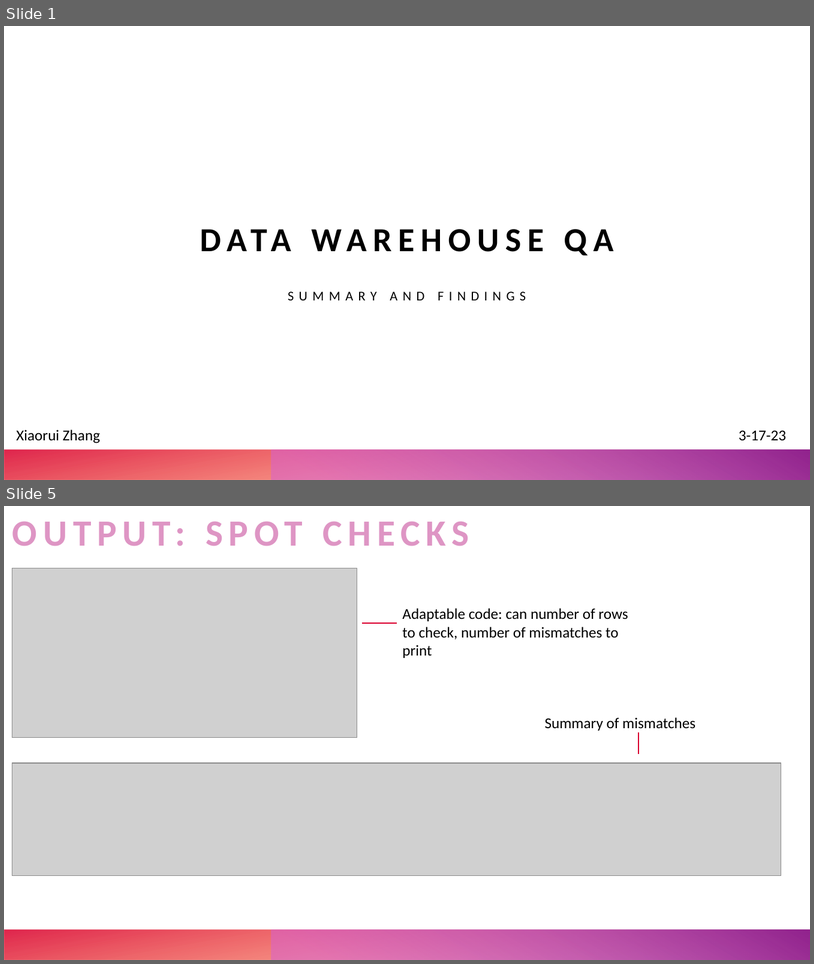
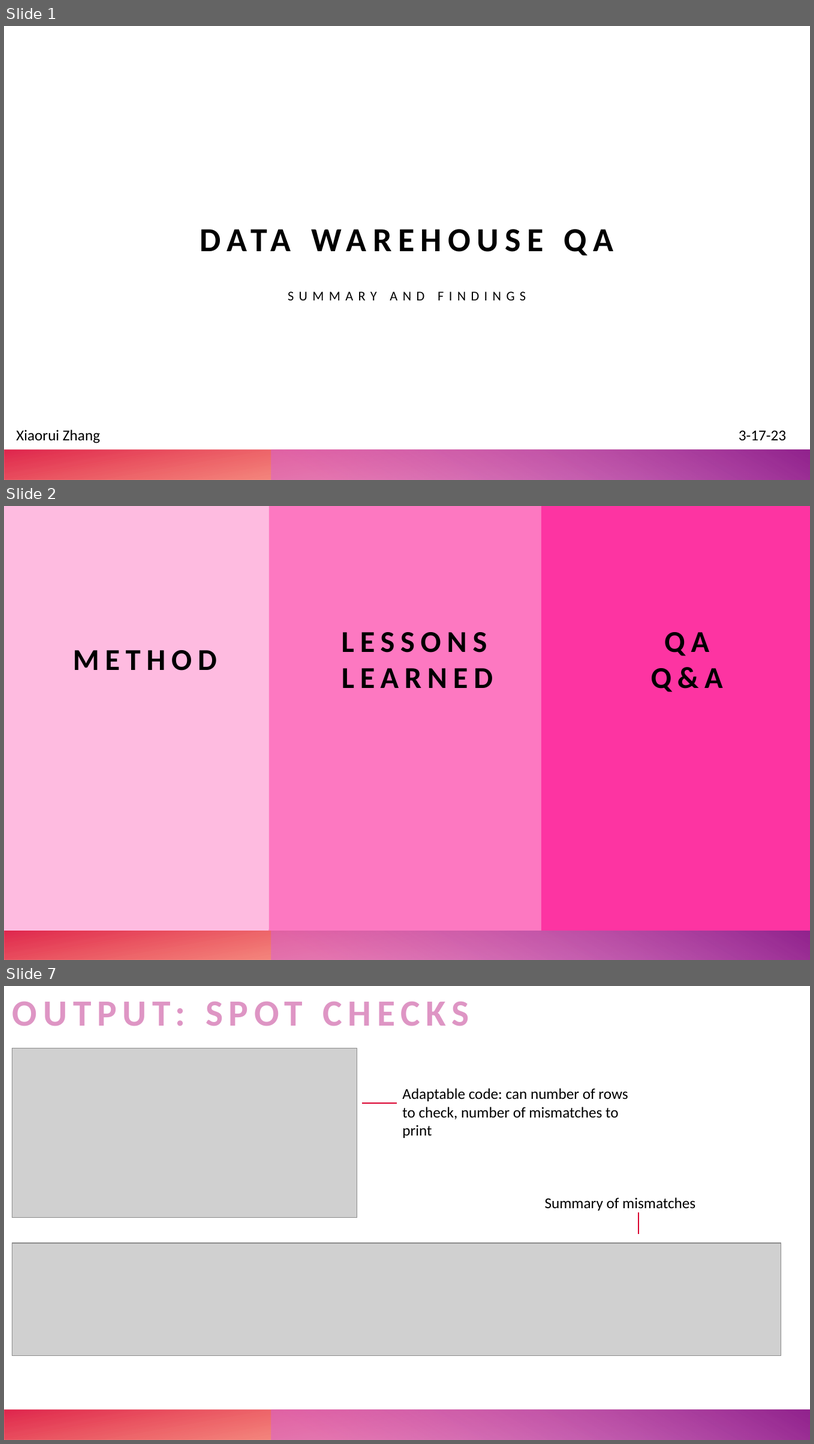
Before and after one commit to UTHealthCHCD-TACC/uthealth-dw, a slide deck: greenplum/datawarehouse/documentation/data-warehouse-QA-summary.pptx. Shown one above the other, each under a label of ours: slides 1 and 5 before the commit, slides 1, 2 and 7 after it; the slides between them are not shown. The pictures are 814x964 and 814x1444 pixels, drawn with LibreOffice and Linux fonts; fonts in the diff are those of the drawing; grey boxes stand for pictures. Boxes give left, top, right and bottom in pixels: in the first picture for what was removed or moved away, otherwise in the second. Text is boxed around its words. In the diff, an @@ line names an element or a change of style, - is before the commit and + after.

```diff
--- a/greenplum/datawarehouse/documentation/data-warehouse-QA-summary.pptx
+++ b/greenplum/datawarehouse/documentation/data-warehouse-QA-summary.pptx
@@ slide 2 added at bbox=[4, 506, 810, 960], background #FFFFFF; not listed: 2 template elements that a slide beside it also shows @@
@@ rectangle added at bbox=[4, 506, 270, 930], fill #FEBBE0 @@
@@ rectangle added at bbox=[269, 506, 542, 930], fill #FD78C1 @@
@@ rectangle added at bbox=[542, 506, 810, 930], fill #FD34A2 @@
@@ text added at bbox=[342, 632, 493, 688], 36 pt, text #000000, bold @@
+LESSONS LEARNED
@@ text added at bbox=[651, 632, 723, 692], 36 pt, text #000000, bold @@
+QA
+Q&A
@@ title added at bbox=[73, 650, 217, 670], 36 pt, text #000000, bold @@
+METHOD
@@ what was slide 5 is now slide 7 @@
```
Also in this commit, not shown: 6 slides changed, 7 other slides added, 3 slides removed, 6 other files.
